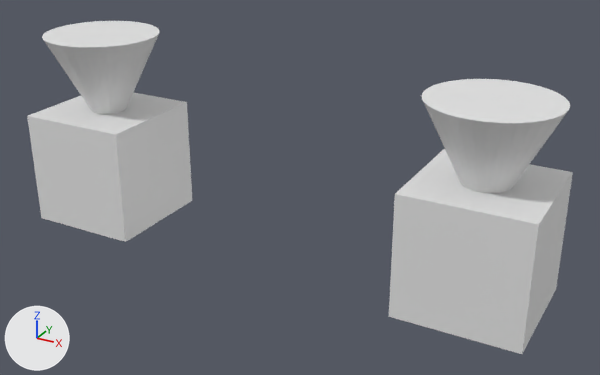
Renders of the glTF model 11_controls/3d_models/two_bulbs.gltf from each side of a commit.
The view is the same before and after, from a 50 mm lens placed at (6.53, -10.92, 5.74), pointed at (0.51, 0.02, 0.27). Arrows for +X, +Y and +Z are at lower left; the lights stay in place. Where no turn or scale is listed for an object, it has been applied to the vertices.

The first picture shows 'Cube', 'Cube.001', 'Kitchen_Bulb', 'Office_Bulb'.
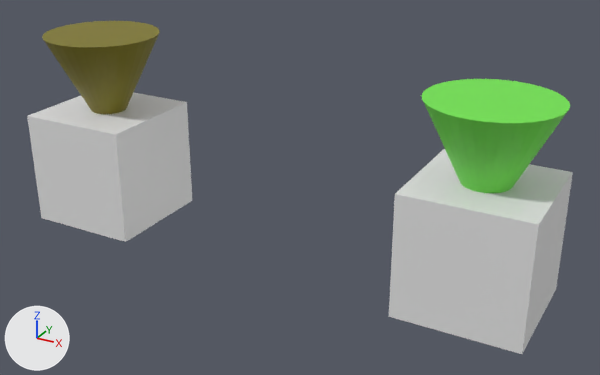
What differs and where, as boxes [x1, y1, x2, y2] in the pictures (600 x 375 px):
'Office_Bulb', recoloured (white to green): [421, 79, 570, 193] in both
'Kitchen_Bulb', recoloured (white to yellow): [42, 21, 160, 114] in both

Diff of the bpy script that builds the scene:
```diff
--- a/11_controls/3d_models/two_bulbs.gltf.py
+++ b/11_controls/3d_models/two_bulbs.gltf.py
@@ mat_mat_green @@
+mat_mat_green = principled_material('Mat_Green')
+mat_mat_green.base_color = (0.169, 0.799, 0.0724)  # green #72e74c
@@ mat_mat_bronze @@
+mat_mat_bronze = principled_material('Mat_Bronze')
+mat_mat_bronze.base_color = (0.216, 0.187, 0.00736)  # yellow #807815
@@ me_cone @@
 me_cone.from_pydata(...)  # 33 vertices, 62 faces; spans x -1.0..1.0, y -1.0..1.0, z -1.0..1.0
+me_cone.materials.append(mat_mat_bronze)  # yellow #807815
@@ me_cone_001 @@
 me_cone_001.from_pydata(...)  # 33 vertices, 62 faces; spans x -1.0..1.0, y -1.0..1.0, z -1.0..1.0
+me_cone_001.materials.append(mat_mat_green)  # green #72e74c
```
